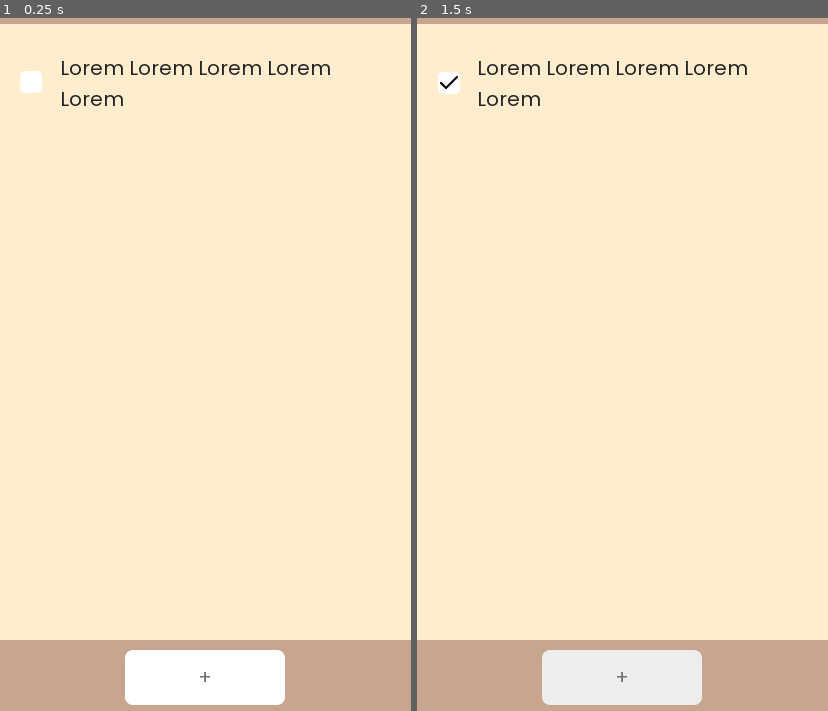
Above: before the commit, frames 1-2 (left to right).
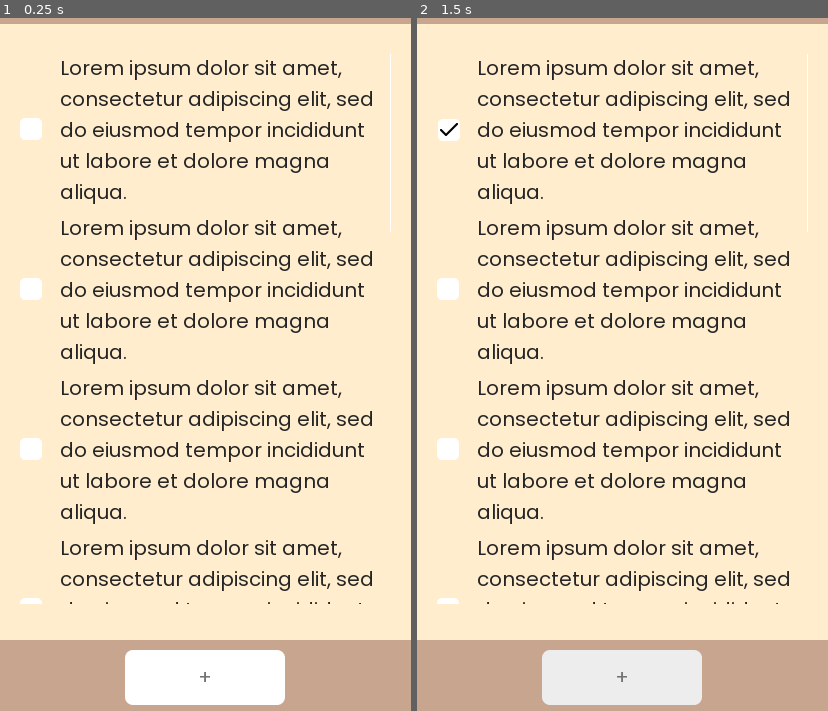
Above: after the commit, the same moments.

Repository: NintenDuck/Simple-To-Do-List
Game: Godot game, scene res://scenes/main.tscn
Same seed, same stepped clock (60 frames per second), same inputs: the game is played once before the commit and once after it.
Inputs (mouse positions are in pixels of both pictures, inside the frame that each line leads up to):
- Up to frame 1 (0.25 s): no input
- Up to frame 2 (1.5 s): click (449, 80) at 0.52 s; click "+" at 1.25 s

The runs differ from the first frame. In frame 1, 8.6% of the frame differs, in the area x 4-96%, y 5-85%; in frame 2, 8.6%.

Commit message:
Add: Style to scroll

Diff:
--- a/resources/themes/simple_theme.tres
+++ b/resources/themes/simple_theme.tres
@@ -6,6 +6,9 @@
 [ext_resource path="res://resources/images/UI/buttonNormal.png" type="Texture" id=4]
 [ext_resource path="res://resources/images/UI/buttonPressed.png" type="Texture" id=5]
 [ext_resource path="res://resources/images/UI/buttonHover.png" type="Texture" id=6]
+[ext_resource path="res://resources/images/UI/scrollHover.png" type="Texture" id=7]
+[ext_resource path="res://resources/images/UI/scroll.png" type="Texture" id=8]
+[ext_resource path="res://resources/images/UI/scrollPressed.png" type="Texture" id=9]
 
 [sub_resource type="StyleBoxTexture" id=5]
 texture = ExtResource( 6 )
@@ -43,6 +46,26 @@
 
 [sub_resource type="StyleBoxEmpty" id=10]
 
+[sub_resource type="StyleBoxTexture" id=12]
+texture = ExtResource( 7 )
+region_rect = Rect2( 0, 0, 8, 8 )
+margin_left = 3.0
+margin_right = 3.0
+margin_top = 3.0
+margin_bottom = 3.0
+
+[sub_resource type="StyleBoxTexture" id=13]
+texture = ExtResource( 9 )
+region_rect = Rect2( 0, 0, 8, 8 )
+margin_left = 3.0
+margin_right = 3.0
+margin_top = 3.0
+margin_bottom = 3.0
+
+[sub_resource type="StyleBoxTexture" id=14]
+texture = ExtResource( 8 )
+region_rect = Rect2( 0, 0, 1, 1 )
+
 [sub_resource type="DynamicFont" id=1]
 size = 20
 use_filter = true
@@ -76,3 +99,13 @@
 CheckBox/styles/hover_pressed = SubResource( 9 )
 CheckBox/styles/normal = SubResource( 3 )
 CheckBox/styles/pressed = SubResource( 10 )
+VScrollBar/icons/decrement = null
+VScrollBar/icons/decrement_highlight = null
+VScrollBar/icons/decrement_pressed = null
+VScrollBar/icons/increment = null
+VScrollBar/icons/increment_highlight = null
+VScrollBar/icons/increment_pressed = null
+VScrollBar/styles/grabber = SubResource( 12 )
+VScrollBar/styles/grabber_highlight = SubResource( 12 )
+VScrollBar/styles/grabber_pressed = SubResource( 13 )
+VScrollBar/styles/scroll = SubResource( 14 )
--- a/scenes/main.tscn
+++ b/scenes/main.tscn
@@ -1,6 +1,7 @@
-[gd_scene load_steps=2 format=2]
+[gd_scene load_steps=3 format=2]
 
 [ext_resource path="res://resources/themes/simple_theme.tres" type="Theme" id=1]
+[ext_resource path="res://scenes/task.tscn" type="PackedScene" id=2]
 
 [node name="Main" type="CanvasLayer"]
 
@@ -36,44 +37,65 @@
 }
 
 [node name="ContentMargin" type="MarginContainer" parent="Control"]
+anchor_top = 0.098
 anchor_right = 1.0
-anchor_bottom = 1.0
+anchor_bottom = 0.854
 margin_left = 20.0
-margin_top = 70.0
+margin_top = -1.638
 margin_right = -20.0
-margin_bottom = -110.0
+margin_bottom = -3.27405
 
 [node name="ScrollContainer" type="ScrollContainer" parent="Control/ContentMargin"]
 margin_right = 371.0
 margin_bottom = 551.0
 
-[node name="VBoxContainer" type="VBoxContainer" parent="Control/ContentMargin/ScrollContainer"]
+[node name="TaskContainer" type="VBoxContainer" parent="Control/ContentMargin/ScrollContainer"]
 margin_right = 360.0
-margin_bottom = 59.0
+margin_bottom = 1752.0
 custom_constants/separation = 8
 
-[node name="Task" type="HBoxContainer" parent="Control/ContentMargin/ScrollContainer/VBoxContainer"]
-margin_right = 360.0
-margin_bottom = 59.0
-rect_min_size = Vector2( 360, 0 )
-custom_constants/separation = 16
+[node name="Task" parent="Control/ContentMargin/ScrollContainer/TaskContainer" instance=ExtResource( 2 )]
+margin_bottom = 152.0
 
-[node name="TaskCheckBox" type="CheckBox" parent="Control/ContentMargin/ScrollContainer/VBoxContainer/Task"]
-margin_right = 24.0
-margin_bottom = 59.0
-focus_mode = 0
-enabled_focus_mode = 0
+[node name="Task2" parent="Control/ContentMargin/ScrollContainer/TaskContainer" instance=ExtResource( 2 )]
+margin_top = 160.0
+margin_bottom = 312.0
 
-[node name="TaskLabel" type="Label" parent="Control/ContentMargin/ScrollContainer/VBoxContainer/Task"]
-margin_left = 40.0
-margin_right = 360.0
-margin_bottom = 59.0
-size_flags_horizontal = 7
-theme = ExtResource( 1 )
-custom_colors/font_color = Color( 0.14902, 0.14902, 0.14902, 1 )
-text = "Lorem Lorem Lorem Lorem Lorem "
-valign = 1
-autowrap = true
+[node name="Task3" parent="Control/ContentMargin/ScrollContainer/TaskContainer" instance=ExtResource( 2 )]
+margin_top = 320.0
+margin_bottom = 472.0
+
+[node name="Task4" parent="Control/ContentMargin/ScrollContainer/TaskContainer" instance=ExtResource( 2 )]
+margin_top = 480.0
+margin_bottom = 632.0
+
+[node name="Task5" parent="Control/ContentMargin/ScrollContainer/TaskContainer" instance=ExtResource( 2 )]
+margin_top = 640.0
+margin_bottom = 792.0
+
+[node name="Task6" parent="Control/ContentMargin/ScrollContainer/TaskContainer" instance=ExtResource( 2 )]
+margin_top = 800.0
+margin_bottom = 952.0
+
+[node name="Task7" parent="Control/ContentMargin/ScrollContainer/TaskContainer" instance=ExtResource( 2 )]
+margin_top = 960.0
+margin_bottom = 1112.0
+
+[node name="Task8" parent="Control/ContentMargin/ScrollContainer/TaskContainer" instance=ExtResource( 2 )]
+margin_top = 1120.0
+margin_bottom = 1272.0
+
+[node name="Task9" parent="Control/ContentMargin/ScrollContainer/TaskContainer" instance=ExtResource( 2 )]
+margin_top = 1280.0
+margin_bottom = 1432.0
+
+[node name="Task10" parent="Control/ContentMargin/ScrollContainer/TaskContainer" instance=ExtResource( 2 )]
+margin_top = 1440.0
+margin_bottom = 1592.0
+
+[node name="Task11" parent="Control/ContentMargin/ScrollContainer/TaskContainer" instance=ExtResource( 2 )]
+margin_top = 1600.0
+margin_bottom = 1752.0
 
 [node name="ButtonMarginContainer" type="MarginContainer" parent="Control"]
 anchor_top = 1.0
--- /dev/null
+++ b/scenes/task.tscn
@@ -0,0 +1,33 @@
+[gd_scene load_steps=2 format=2]
+
+[ext_resource path="res://resources/themes/simple_theme.tres" type="Theme" id=1]
+
+[node name="Task" type="HBoxContainer"]
+margin_right = 360.0
+margin_bottom = 59.0
+rect_min_size = Vector2( 360, 0 )
+theme = ExtResource( 1 )
+custom_constants/separation = 16
+
+[node name="TaskCheckBox" type="CheckBox" parent="."]
+margin_right = 24.0
+margin_bottom = 152.0
+focus_mode = 0
+enabled_focus_mode = 0
+__meta__ = {
+"_editor_description_": ""
+}
+
+[node name="TaskLabel" type="Label" parent="."]
+margin_left = 40.0
+margin_right = 360.0
+margin_bottom = 152.0
+size_flags_horizontal = 7
+theme = ExtResource( 1 )
+custom_colors/font_color = Color( 0.14902, 0.14902, 0.14902, 1 )
+text = "Lorem ipsum dolor sit amet, consectetur adipiscing elit, sed do eiusmod tempor incididunt ut labore et dolore magna aliqua."
+valign = 1
+autowrap = true
+__meta__ = {
+"_editor_description_": ""
+}
Binary file added: resources/images/UI/scroll.png
Not shown, added: resources/images/UI/scroll.png.import
Binary file added: resources/images/UI/scrollHover.png
Not shown, added: resources/images/UI/scrollHover.png.import
Binary file added: resources/images/UI/scrollNormal.png
Not shown, added: resources/images/UI/scrollNormal.png.import
Binary file added: resources/images/UI/scrollPressed.png
Not shown, added: resources/images/UI/scrollPressed.png.import
Not shown: 1 places in resources/themes/simple_theme.tres that only renumber resources
